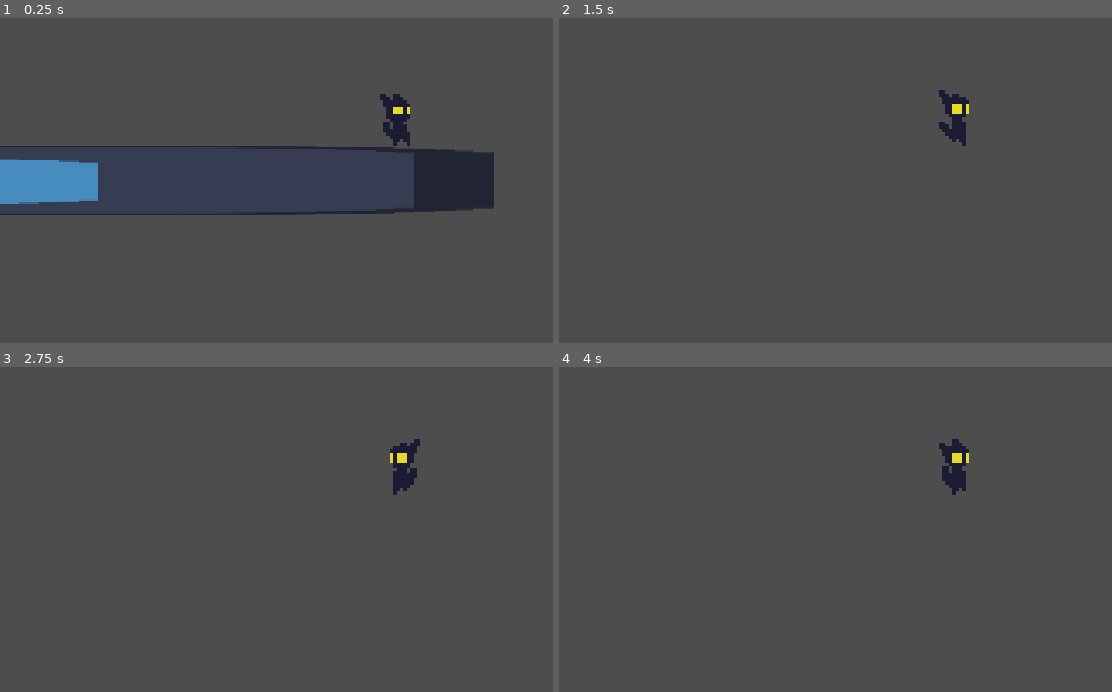
Above: before the commit, frames 1-4 (two rows, left to right).
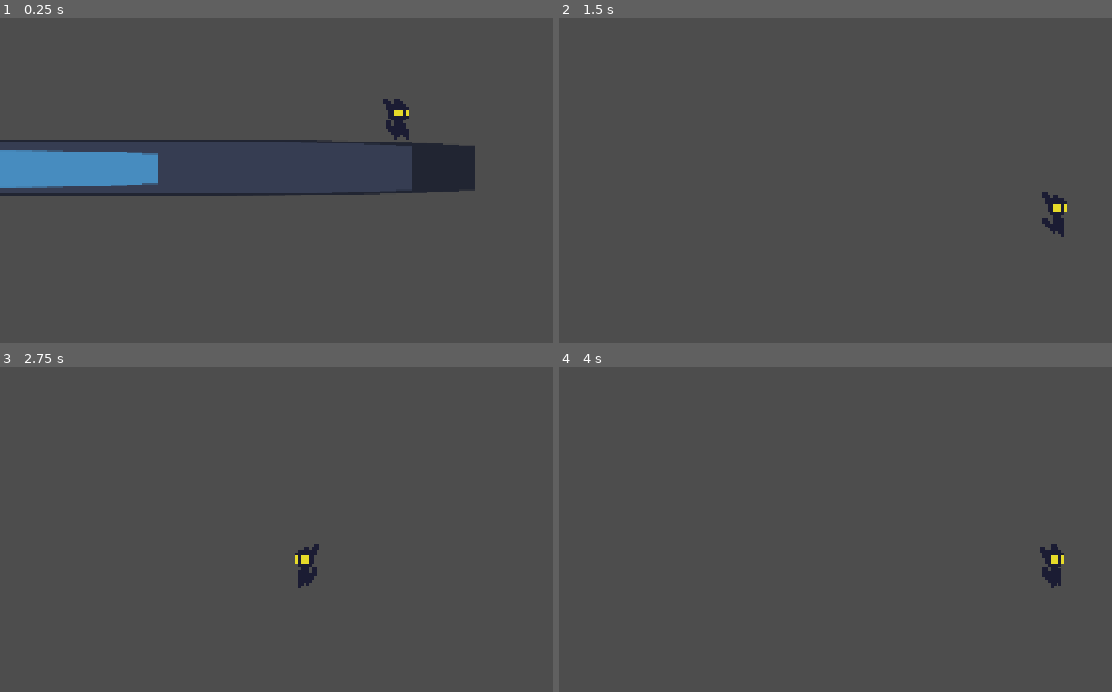
Above: after the commit, the same moments.

Repository: luankaike-code/maaro
Game: Godot game, scene res://source/screens/screen_manager.tscn
The game is run twice, just before and just after one commit, with the same random seed, the same clock (stepped at 60 frames per second) and the same inputs. The engine's default icon, where the game draws it, is replaced by a stand-in: a white triangle on a blue panel in a dark square.
Inputs:
- Up to frame 1 (0.25 s): no input
- Up to frame 2 (1.5 s): hold D (move_right) from 0.53 s (still down); tap Z (action_1) at 0.6 s; tap W (move_up) at 0.77 s; tap X (action_2) at 1.35 s
- Up to frame 3 (2.75 s): tap W (move_up) at 1.52 s; release D (move_right) at 2.03 s; hold A (move_left) from 2.03 s (still down); tap C (action_3) at 2.1 s
- Up to frame 4 (4 s): tap Enter at 2.75 s; release A (move_left) at 2.78 s; hold D (move_right) from 2.78 s (still down); tap Z (action_1) at 2.85 s; tap W (move_up) at 3.02, 3.77 s; tap X (action_2) at 3.6 s

The runs differ from the first frame. In frame 1, 6.2% of the frame differs, in the area x 0-90%, y 23-61%; in frame 2, 0.9%; in frame 3, 0.9%; in frame 4, 1.0%.

Commit message:
Implementate ComponentFollower to player´s camera

Diff:
--- /dev/null
+++ b/source/entitys/player/camera_2d.gd
@@ -0,0 +1,7 @@
+extends Camera2D
+
+@onready var component_follower: ComponentFollower = $ComponentFollower
+
+func _physics_process(_delta: float) -> void:
+	global_position = component_follower.get_movimentation()
+	print(global_position)
--- a/source/entitys/player/player.tscn
+++ b/source/entitys/player/player.tscn
@@ -7,6 +7,8 @@
 [ext_resource type="Texture2D" uid="uid://cri33u4nbv5ht" path="res://source/entitys/player/player_sheet.png" id="3_7w2yw"]
 [ext_resource type="Script" uid="uid://tv1o11gttcbq" path="res://templates/components/componentPlataformJump.gd" id="3_66jlm"]
 [ext_resource type="Script" uid="uid://bi6jvreffnm8c" path="res://templates/components/componentPlataformAnimationStates.gd" id="6_k53vq"]
+[ext_resource type="Script" uid="uid://bfuomo4v47kjb" path="res://source/entitys/player/camera_2d.gd" id="8_2qwv0"]
+[ext_resource type="Script" uid="uid://bfuus2ljux720" path="res://templates/components/componentFollower.gd" id="8_hh1f2"]
 
 [sub_resource type="RectangleShape2D" id="RectangleShape2D_h7g45"]
 size = Vector2(11, 17)
@@ -144,7 +146,17 @@
 frame = 1
 
 [node name="Camera2D" type="Camera2D" parent="." unique_id=1933817295]
-zoom = Vector2(5, 5)
+top_level = true
+zoom = Vector2(4, 4)
+script = ExtResource("8_2qwv0")
+
+[node name="ComponentFollower" type="Node" parent="Camera2D" unique_id=1397688944 node_paths=PackedStringArray("target", "reference")]
+script = ExtResource("8_hh1f2")
+target = NodePath("../..")
+reference = NodePath("..")
+speed = 1.0
+max_distance = 50.0
+metadata/_custom_type_script = "uid://bfuus2ljux720"
 
 [node name="AnimationPlayer" type="AnimationPlayer" parent="." unique_id=1099582184]
 libraries/ = SubResource("AnimationLibrary_hh1f2")
Not shown, added: source/entitys/player/camera_2d.gd.uid
